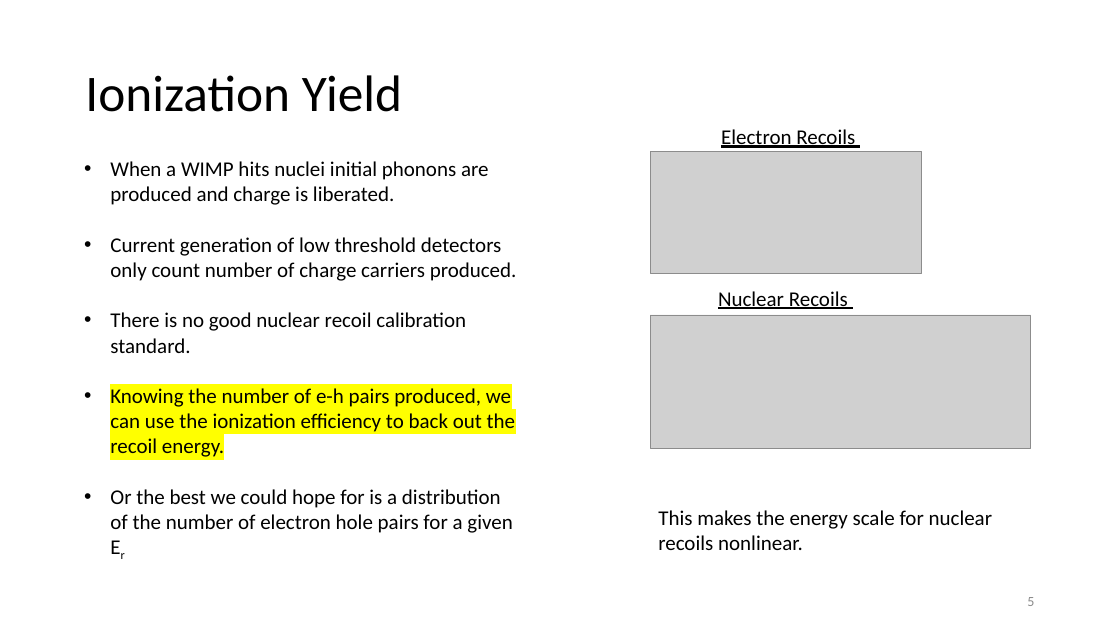
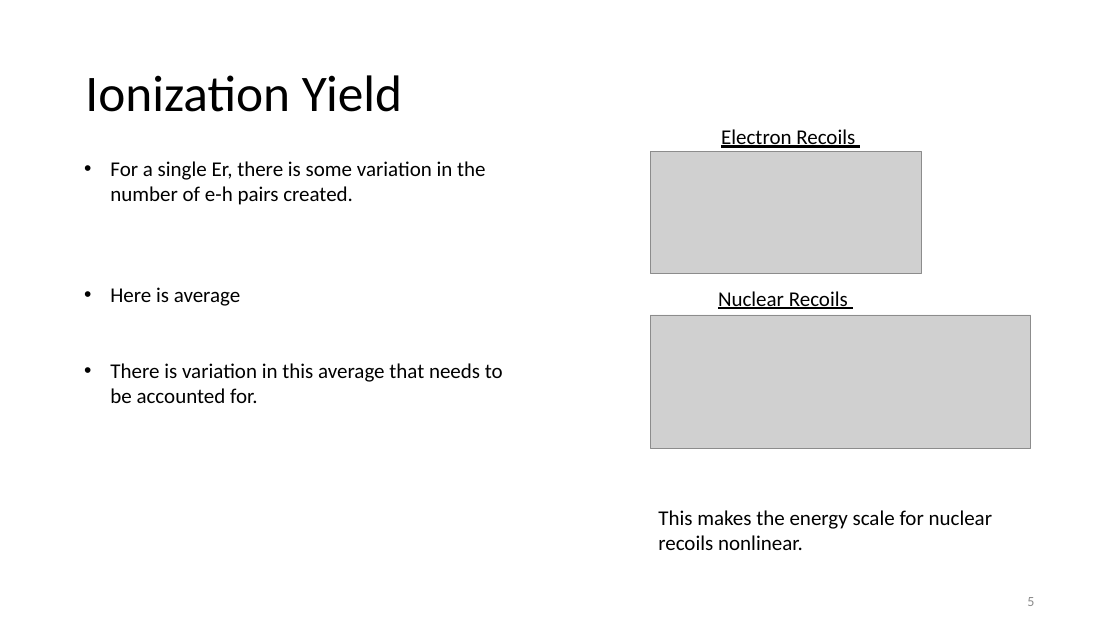
Before and after one commit to villaa/nrFano_Constraint, a slide deck: slide 5 of Mitch_Hawaii_talk. .pptx. Drawn at 1120x630 pixels with LibreOffice and Linux fonts; fonts in the diff are those of the drawing; grey boxes stand for pictures. Boxes give left, top, right and bottom in pixels: in the first picture for what was removed or moved away, otherwise in the second. Text is boxed around its words. In the diff, an @@ line names an element or a change of style, - is before the commit and + after.

```diff
--- a/Mitch_Hawaii_talk. .pptx
+++ b/Mitch_Hawaii_talk. .pptx
@@ text at bbox=[110, 161, 503, 403]: text changed @@
-• When a WIMP hits nuclei initial phonons are produced and charge is liberated.
-• Current generation of low threshold detectors only count number of charge carriers produced.
-• There is no good nuclear recoil calibration standard.
-• Knowing the number of e-h pairs produced, we can use the ionization efficiency to back out the recoil energy.
-• Or the best we could hope for is a distribution of the number of electron hole pairs for a given Er
+• For a single Er, there is some variation in the number of e-h pairs created.
+• Here is average
+• There is variation in this average that needs to be accounted for.
```
Also in this commit, not shown: 1 other slide changed, 2 other files.
